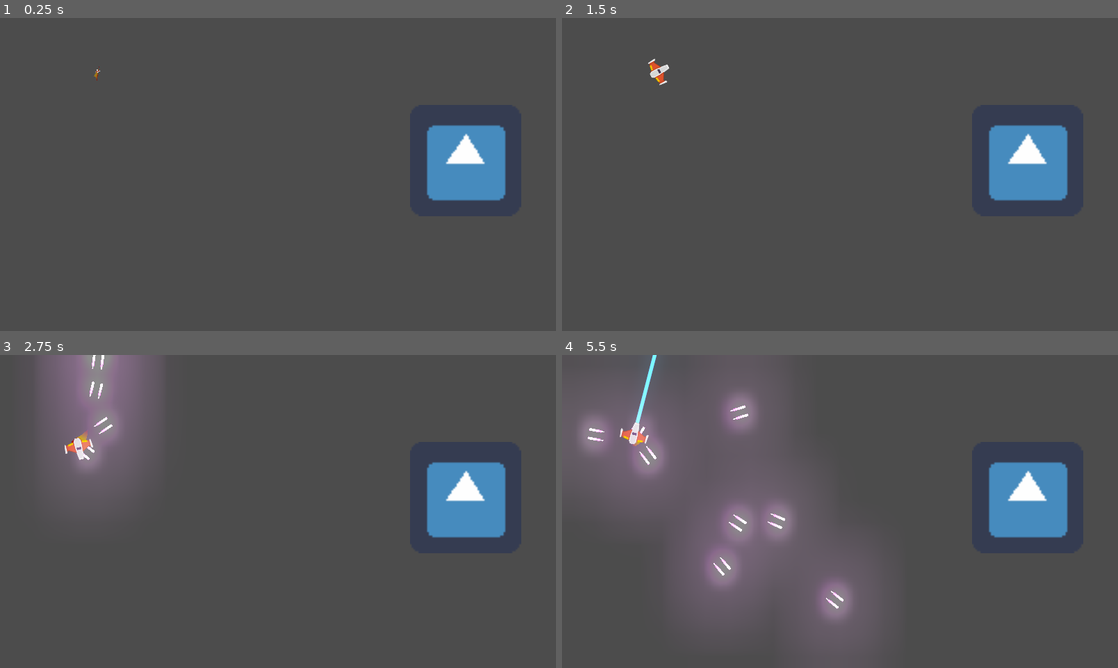
Above: before the commit, frames 1-4 (two rows, left to right).
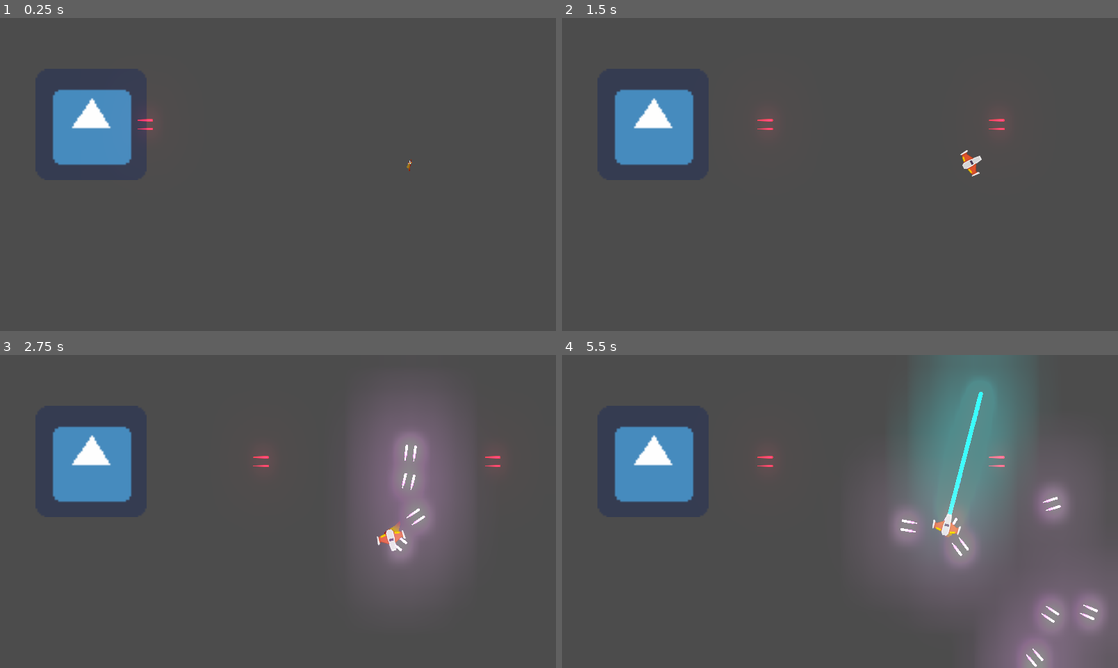
Above: after the commit, the same moments.

Repository: pascualSilvestri/Meteoro_godot
Game: Godot game, scene res://juego/Niveles/NivelTest.tscn
The game is run twice, just before and just after one commit, with the same random seed, the same clock (stepped at 60 frames per second) and the same inputs. The engine's default icon, where the game draws it, is replaced by a stand-in: a white triangle on a blue panel in a dark square.
Inputs:
- Up to frame 1 (0.25 s): no input
- Up to frame 2 (1.5 s): hold D (mover_derecha) 0.53-1.28 s; hold Space (disparo_principal) 0.53-1.28 s; hold S (mover_atras) from 1.28 s (still down); tap Keypad 1 (disparo_segundario) at 1.35 s
- Up to frame 3 (2.75 s): release S (mover_atras) at 2.03 s; hold D (mover_derecha) from 2.03 s (still down); hold Space (disparo_principal) from 2.03 s (still down)
- Up to frame 4 (5.5 s): release D (mover_derecha) at 2.78 s; release Space (disparo_principal) at 2.78 s; hold W (mover_frente) 2.78-3.53 s; tap Keypad 1 (disparo_segundario) at 2.85, 4.35 s; hold Space (disparo_principal) 3.53-4.28 s; hold A (mover_izquierda) 3.53-5.03 s; hold S (mover_atras) from 5.03 s (still down); hold Space (disparo_principal) from 5.03 s (still down)

The runs differ from the first frame. In frame 1, 6.9% of the frame differs, in the area x 9-91%, y 15-59%; in frame 2, 8.4%; in frame 3, 22%; in frame 4, 46%, in the area x 0-100%, y 0-100%.

Commit message:
danio a player listo

Diff:
--- a/default_bus_layout.tres
+++ b/default_bus_layout.tres
@@ -7,3 +7,9 @@
 bus/1/bypass_fx = false
 bus/1/volume_db = -11.4624
 bus/1/send = "Master"
+bus/2/name = "impacto"
+bus/2/solo = false
+bus/2/mute = false
+bus/2/bypass_fx = false
+bus/2/volume_db = -3.32444
+bus/2/send = "Master"
--- /dev/null
+++ b/juego/Naves/Enemigos/AreaColision.gd
@@ -0,0 +1,4 @@
+extends Area2D
+
+func recibir_danio(danio:float):
+	owner.recibir_danio(danio)
--- a/juego/Naves/Enemigos/EnemigoDummdy.gd
+++ b/juego/Naves/Enemigos/EnemigoDummdy.gd
@@ -1,10 +1,15 @@
 extends Node2D
 
-
-func _ready() -> void:
-	pass
+var hitpoints:float = 10.0
 
 
+func _process(delta: float) -> void:
+	$Canion.set_esta_disparando(true)
+
+func recibir_danio(danio:float)->void:
+	hitpoints -= danio
+	if hitpoints <= 0.0:
+		queue_free()
 
 func _on_Area2D_body_entered(body: Node) -> void:
 	if body is Player:
--- a/juego/Naves/Enemigos/EnemigoDummdy.tscn
+++ b/juego/Naves/Enemigos/EnemigoDummdy.tscn
@@ -1,7 +1,10 @@
-[gd_scene load_steps=4 format=2]
+[gd_scene load_steps=7 format=2]
 
 [ext_resource path="res://icon.png" type="Texture" id=1]
 [ext_resource path="res://juego/Naves/Enemigos/EnemigoDummdy.gd" type="Script" id=2]
+[ext_resource path="res://juego/Naves/Enemigos/AreaColision.gd" type="Script" id=3]
+[ext_resource path="res://juego/Naves/Proyectiles/Proyectil_enemigo.tscn" type="PackedScene" id=4]
+[ext_resource path="res://juego/Naves/Proyectiles/Canion.tscn" type="PackedScene" id=5]
 
 [sub_resource type="RectangleShape2D" id=1]
 extents = Vector2( 168, 184 )
@@ -11,6 +14,7 @@
 
 [node name="Area2D" type="Area2D" parent="."]
 collision_layer = 2
+script = ExtResource( 3 )
 
 [node name="CollisionShape2D" type="CollisionShape2D" parent="Area2D"]
 position = Vector2( 7, 2 )
@@ -20,4 +24,9 @@
 scale = Vector2( 6, 6 )
 texture = ExtResource( 1 )
 
+[node name="Canion" parent="." instance=ExtResource( 5 )]
+proyectil = ExtResource( 4 )
+cadencia_disparo = 1.0
+velocidad_proyectil = 800
+
 [connection signal="body_entered" from="Area2D" to="." method="_on_Area2D_body_entered"]
--- a/juego/Naves/Players/Player.gd
+++ b/juego/Naves/Players/Player.gd
@@ -19,7 +19,7 @@
 var estado_actual:int = ESTADOS.SPAWM
 var empuje:Vector2 = Vector2.ZERO
 var dir_rotacion:int = 0
-
+var hitpoints:float = 10.0
 
 ##metodos custom
 func controlador_estados(nuevo_estado:int)->void:
@@ -102,7 +102,11 @@
 	if Input.is_action_just_released("disparo_principal"):
 		canion.set_esta_disparando(false)
 
-
+func recibir_danio(danio:float)->void:
+	hitpoints -= danio
+	$impacto.play()
+	if hitpoints <= 0.0:
+		destruir()
 
 func _on_AnimationPlayer_animation_finished(anim_name: String) -> void:
 	if anim_name == "spawm":
--- a/juego/Naves/Players/Player.tscn
+++ b/juego/Naves/Players/Player.tscn
@@ -7,6 +7,7 @@
 [ext_resource path="res://juego/Naves/Proyectiles/Laser/LaserBeam2D.tscn" type="PackedScene" id=5]
 [ext_resource path="res://juego/Naves/Players/Estela/Trail2D.tscn" type="PackedScene" id=6]
 [ext_resource path="res://juego/Naves/Players/MotorSFX.tscn" type="PackedScene" id=7]
+[ext_resource path="res://juego/musica/impacto.wav" type="AudioStream" id=8]
 
 [sub_resource type="CircleShape2D" id=1]
 radius = 18.1108
@@ -102,6 +103,10 @@
 anims/defaul = SubResource( 3 )
 anims/spawm = SubResource( 4 )
 
+[node name="impacto" type="AudioStreamPlayer" parent="."]
+stream = ExtResource( 8 )
+bus = "impacto"
+
 [connection signal="animation_finished" from="AnimationPlayer" to="." method="_on_AnimationPlayer_animation_finished"]
 
 [editable path="Canion"]
--- a/juego/Naves/Proyectiles/Laser/LaserBeam2D.gd
+++ b/juego/Naves/Proyectiles/Laser/LaserBeam2D.gd
@@ -12,7 +12,7 @@
 # It plays appearing and disappearing animations when it's not animating.
 # See `appear()` and `disappear()` for more information.
 var is_casting := false setget set_is_casting
-
+var radio_rayo: float = 4
 onready var fill := $FillLine2D
 onready var tween := $Tween
 onready var casting_particles := $CastingParticles2D
@@ -29,7 +29,7 @@
 
 func _physics_process(delta: float) -> void:
 	cast_to = (cast_to + Vector2.RIGHT * cast_speed * delta).clamped(max_length)
-	cast_beam()
+	cast_beam(delta)
 
 
 func set_is_casting(cast: bool) -> void:
@@ -50,7 +50,7 @@
 	casting_particles.emitting = is_casting
 
 
-func cast_beam() -> void:
+func cast_beam(delta:float) -> void:
 	var cast_point := cast_to
 
 	force_raycast_update()
@@ -60,6 +60,8 @@
 		cast_point = to_local(get_collision_point())
 		collision_particles.global_rotation = get_collision_normal().angle()
 		collision_particles.position = cast_point
+		if get_collider().has_method("recibir_danio"):
+			get_collider().recibir_danio(radio_rayo * delta)
 
 	fill.points[1] = cast_point
 	beam_particles.position = cast_point * 0.5
--- a/juego/Naves/Proyectiles/Laser/LaserBeam2D.tscn
+++ b/juego/Naves/Proyectiles/Laser/LaserBeam2D.tscn
@@ -63,6 +63,8 @@
 [node name="LaserBeam2D" type="RayCast2D"]
 enabled = true
 cast_to = Vector2( 0, 0 )
+collision_mask = 6
+collide_with_areas = true
 script = ExtResource( 1 )
 
 [node name="FillLine2D" type="Line2D" parent="."]
@@ -70,7 +72,7 @@
 z_index = 41
 z_as_relative = false
 points = PoolVector2Array( 0, 0, 100, 0 )
-default_color = Color( 0.301961, 0.65098, 1, 1 )
+default_color = Color( 0.1, 35.66, 71.2, 0.76 )
 texture_mode = 2
 joint_mode = 2
 begin_cap_mode = 2
--- a/juego/Naves/Proyectiles/Proyectil.gd
+++ b/juego/Naves/Proyectiles/Proyectil.gd
@@ -2,7 +2,7 @@
 extends Area2D
 #atributos
 var velocidad:Vector2 = Vector2.ZERO
-var danio:float
+var danio:float = 1
 
 #metodos
 
@@ -14,6 +14,24 @@
 	rotation = dir
 	velocidad = Vector2(vel,0).rotated(dir)
 
+func daniar(otro_cuerpo:CollisionObject2D)->void:
+	if otro_cuerpo.has_method("recibir_danio"):
+		otro_cuerpo.recibir_danio(danio)
+		print(otro_cuerpo.name)
+	queue_free()
+
+
+#señales internas
 
 func _on_VisibilityNotifier2D_screen_exited() -> void:
 	queue_free()
+
+
+func _on_area_entered(area: Area2D) -> void:
+	if area.has_method("recibir_danio"):
+		area.recibir_danio(danio)
+	queue_free()
+
+
+func _on_body_entered(body: Node) -> void:
+	daniar(body)
--- a/juego/Naves/Proyectiles/Proyectil.tscn
+++ b/juego/Naves/Proyectiles/Proyectil.tscn
@@ -28,4 +28,6 @@
 rotation = 1.5708
 scale = Vector2( 0.3, 2.5 )
 
+[connection signal="area_entered" from="." to="." method="_on_area_entered"]
+[connection signal="body_entered" from="." to="." method="_on_body_entered"]
 [connection signal="screen_exited" from="VisibilityNotifier2D" to="." method="_on_VisibilityNotifier2D_screen_exited"]
--- a/juego/Naves/Proyectiles/Proyectil_enemigo.tscn
+++ b/juego/Naves/Proyectiles/Proyectil_enemigo.tscn
@@ -4,3 +4,5 @@
 
 [node name="Proyectil_enemigo" instance=ExtResource( 1 )]
 modulate = Color( 0.870117, 0.0705271, 0.0705271, 0.21 )
+collision_layer = 16
+collision_mask = 1
--- a/juego/Niveles/NivelTest.tscn
+++ b/juego/Niveles/NivelTest.tscn
@@ -11,10 +11,10 @@
 explosion = ExtResource( 5 )
 
 [node name="Player" parent="." instance=ExtResource( 1 )]
-position = Vector2( 337, 183 )
+position = Vector2( 1416, 498 )
 
 [node name="WorldEnvironment" type="WorldEnvironment" parent="."]
 environment = ExtResource( 3 )
 
 [node name="EnemigoDummdy" parent="." instance=ExtResource( 4 )]
-position = Vector2( 1607, 491 )
+position = Vector2( 315, 368 )
Not shown: 1 places in juego/Naves/Players/Player.tscn that only renumber resources
Not shown, added: juego/musica/impacto.wav.import
Not shown, added: juego/musica/impacto.wav
